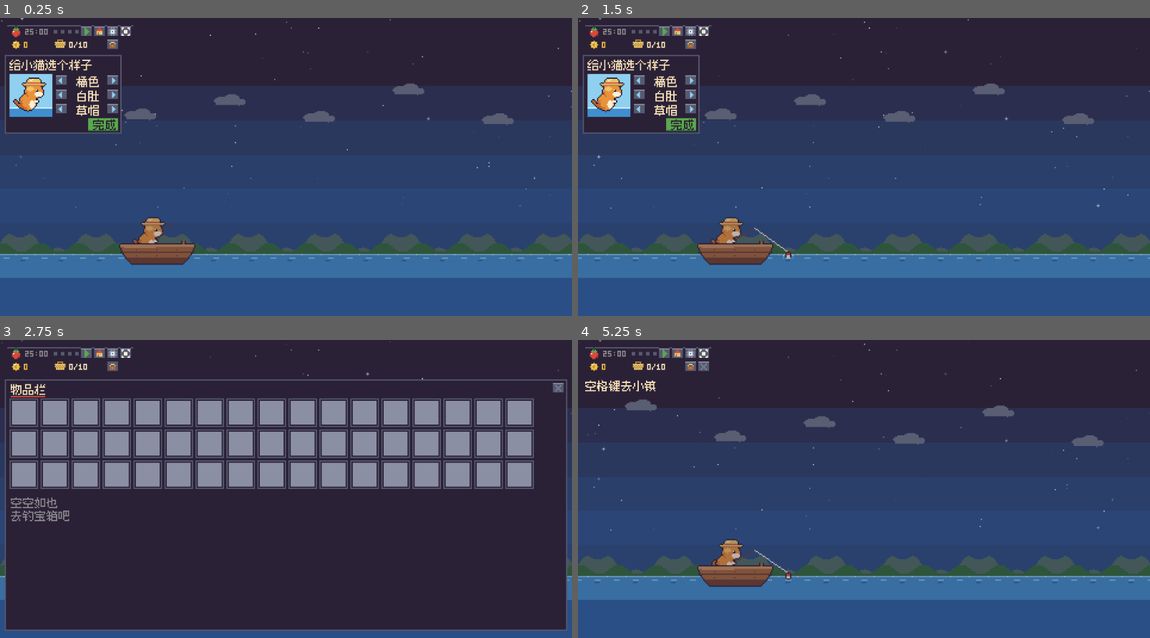
Above: before the commit, frames 1-4 (two rows, left to right).
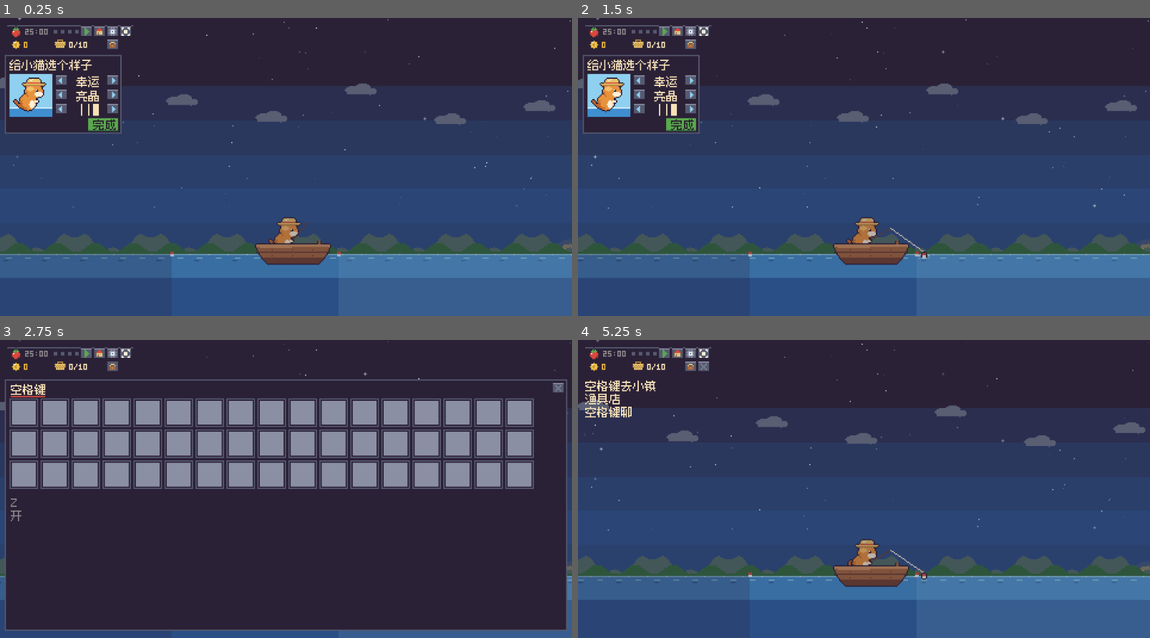
Above: after the commit, the same moments.

Repository: jiahecairen/pixel-cat-fishing
Game: Godot game, scene res://presentation/main.tscn
The game is run twice, just before and just after one commit, with the same random seed, the same clock (stepped at 60 frames per second) and the same inputs.
Inputs (mouse positions are in pixels of both pictures, inside the frame that each line leads up to):
- Up to frame 1 (0.25 s): no input
- Up to frame 2 (1.5 s): tap Enter at 0.5, 0.6 s; move the mouse to (989, 152) at 0.52 s; hold Right 0.53-1.25 s; click (989, 152) at 0.67 s; tap Space at 0.77 s; drag from (749, 181) to (835, 226) at 1.27 s
- Up to frame 3 (2.75 s): move the mouse to (343, 423) at 2.02 s; hold Right from 2.03 s (still down); tap Tab at 2.1 s
- Up to frame 4 (5.25 s): release Right at 2.75 s; tap Space at 2.75, 3.77, 4.25 s; drag from (835, 548) to (692, 444) at 2.77 s; tap Enter at 3.5, 3.6, 5 s; move the mouse to (1035, 533) at 3.52 s; hold Left 3.53-4.25 s; drag from (692, 444) to (778, 414) at 4.27 s; move the mouse to (892, 489) at 5.02 s; hold Down from 5.03 s (still down); tap Tab at 5.1 s; click (892, 489) at 5.17 s

The runs differ from the first frame. In frame 1, 7.1% of the frame differs, in the area x 0-100%, y 0-83%; in frame 2, 7.3%; in frame 3, 0.6%; in frame 4, 7.7%.

Commit message:
v0.30 水域与划船：三档水域、新增6种鱼、方向键划船、图鉴九宫格
Co-Authored-By: Claude Sonnet 5.5 <noreply@anthropic.com>
Claude-Session: https://claude.ai/code/session_01MGVgxpnz2EqSwpVSKzj7dd

Diff:
--- a/core/fishing_system.gd
+++ b/core/fishing_system.gd
@@ -12,6 +12,7 @@
 
 var hooked_fish: String = ""
 var chest_chance: float = 0.0     # 每一竿钓到宝箱的概率（来自 balance.json 的 chest.chance）
+var zone: String = ""               # 当前水域 id；鱼表里有 zone_weights 的鱼按它取权重
 var rarity_bonus: float = 0.0     # 鱼饵升级：稀有鱼权重 ×(1 + rarity_bonus × rarity)
 
 var _cfg: Dictionary
@@ -95,7 +96,10 @@
 	deadline_ms = now_ms + duration_ms
 
 func _weight(f: Dictionary) -> float:
-	return float(f["weight"]) * (1.0 + rarity_bonus * float(f.get("rarity", 0)))
+	var base := float(f["weight"])
+	if f.has("zone_weights"):          # 这种鱼只在列出的水域出现
+		base = float(f["zone_weights"].get(zone, 0.0))
+	return base * (1.0 + rarity_bonus * float(f.get("rarity", 0)))
 
 func _roll_fish() -> String:
 	var total := 0.0
--- a/core/game.gd
+++ b/core/game.gd
@@ -27,6 +27,7 @@
 var inventory: Inventory
 var fish_list: Array = []
 var fish_by_id: Dictionary = {}
+var _water: Dictionary = {}
 var dirty: bool = false     # 有需要落盘的变化
 
 var _clock
@@ -70,6 +71,7 @@
 	fishing.chest_chance = _base_chest
 	inventory = Inventory.new(balance.get("items", []))
 	journey = Journey.new(state.journey, balance["town"], rng)
+	_water = balance.get("water", {})
 	# 番茄钟用一份"生效配置"：默认值来自 balance.json，玩家在设置里改过的时长覆盖它
 	_pomo_cfg = balance["pomodoro"].duplicate(true)
 	for k in DURATION_KEYS:
@@ -282,6 +284,36 @@
 	dirty = true
 	return journey.speed
 
+## 船所在位置属于哪片水域（"deep" / "normal" / "shallow"）。
+func zone_id(x: float) -> String:
+	for z in _water.get("zones", []):
+		if x < float(z["max_x"]):
+			return z["id"]
+	return "normal"
+
+## 各水域的范围：[{id, x0, x1}]，从左到右；最后一片的右端用 sea_end 截断。
+func zone_bounds(sea_end: float) -> Array:
+	var out: Array = []
+	var x0 := 0.0
+	for z in _water.get("zones", []):
+		var x1 := minf(float(z["max_x"]), sea_end)
+		out.append({"id": z["id"], "x0": x0, "x1": x1})
+		x0 = x1
+	return out
+
+func can_steer() -> bool:
+	return (journey.activity() == Journey.Activity.FISHING or journey.activity() == Journey.Activity.IDLE_FULL) and not pomodoro.is_break()
+
+## 划船：把船挪到 x（夹在可划范围内）。钓鱼不会被打断，咬钩时按船此刻所在的水域抽鱼。
+func steer_to(x: float) -> bool:
+	if not can_steer():
+		return false
+	var nx := clampf(x, float(_water.get("boat_min_x", 30)), float(_water.get("boat_max_x", 440)))
+	if int(round(nx)) != journey.boat_x():
+		journey.set_boat_x(nx)
+		dirty = true
+	return true
+
 func can_go_fishing() -> bool:
 	return journey.in_town() and journey.activity() != Journey.Activity.WALK_TO_BOAT and not pomodoro.is_break()
 
@@ -343,6 +375,7 @@
 		return
 	if not fishing.is_active():
 		fishing.start(now)
+	fishing.zone = zone_id(float(journey.boat_x()))
 	var fish_id := fishing.advance(now)
 	if fish_id == FishingSystem.CHEST:
 		var loot := _roll_chest()
--- a/core/game_state.gd
+++ b/core/game_state.gd
@@ -20,7 +20,7 @@
 var inventory: Dictionary = {}
 ## 物品效果：幸运鱼饵的到期时刻、招财铃剩余的单数
 var effects: Dictionary = {"lucky_until_ms": 0, "bell_sales": 0, "napped_end_ms": 0}
-var journey: Dictionary = {"activity": 0, "phase_start_ms": 0, "phase_end_ms": 0, "next_eat_ms": 0, "paused_at_ms": 0, "sales": 0, "roam_x": 0, "walk_from": -1}
+var journey: Dictionary = {"activity": 0, "phase_start_ms": 0, "phase_end_ms": 0, "next_eat_ms": 0, "paused_at_ms": 0, "sales": 0, "roam_x": 0, "walk_from": -1, "boat_x": 260}
 var stats: Dictionary = {"total_pomodoros": 0, "daily": {}, "total_fish": 0, "fish_counts": {}, "chests": 0}
 ## 时长设置为 0 表示"使用 balance.json 的默认值"
 ## view_mode: 0 = 桌面迷你悬浮窗，1 = 全画面窗口
--- a/core/journey.gd
+++ b/core/journey.gd
@@ -47,6 +47,13 @@
 
 func in_town() -> bool:
 	return activity() in [Activity.WALK_TO_STALL, Activity.VENDING, Activity.WALK_TO_BOAT, Activity.ROAM, Activity.SOLD_OUT]
+
+## 船在河面上的位置（船左端的世界坐标）。钓鱼时玩家可以划船改变它，决定在哪片水域钓鱼。
+func boat_x() -> int:
+	return int(_j["boat_x"])
+
+func set_boat_x(x: float) -> void:
+	_j["boat_x"] = int(round(x))
 
 ## 自由走动时小猫的位置（世界坐标，由表现层写入）。
 func roam_x() -> int:
--- a/data/balance.json
+++ b/data/balance.json
@@ -99,8 +99,14 @@
     "eat_min_ms": 180000,
     "eat_max_ms": 300000
   },
-  "nap": {"lucky_minutes": 5},
-  "weather": {"rain_block_chance": 0.24, "rain_bite_speed": 1.05, "rain_chest_mult": 0.95},
+  "nap": {
+    "lucky_minutes": 5
+  },
+  "weather": {
+    "rain_block_chance": 0.24,
+    "rain_bite_speed": 1.05,
+    "rain_chest_mult": 0.95
+  },
   "chest": {
     "chance": 0.04,
     "tiers": [
@@ -184,5 +190,23 @@
       "weight": 25,
       "use": ""
     }
-  ]
+  ],
+  "water": {
+    "boat_min_x": 30,
+    "boat_max_x": 440,
+    "zones": [
+      {
+        "id": "deep",
+        "max_x": 190
+      },
+      {
+        "id": "normal",
+        "max_x": 330
+      },
+      {
+        "id": "shallow",
+        "max_x": 9999
+      }
+    ]
+  }
 }
--- a/data/fish.json
+++ b/data/fish.json
@@ -1,13 +1,42 @@
 {
   "version": 1,
   "fish": [
+    {
+      "id": "loach",
+      "name": "泥鳅",
+      "sprite": "fish_loach",
+      "price": 4,
+      "weight": 30,
+      "rarity": 0,
+      "zone_weights": {
+        "shallow": 45,
+        "normal": 10
+      }
+    },
     {
       "id": "crucian",
       "name": "小鲫鱼",
       "sprite": "fish_crucian",
       "price": 5,
       "weight": 60,
-      "rarity": 0
+      "rarity": 0,
+      "zone_weights": {
+        "shallow": 45,
+        "normal": 35,
+        "deep": 5
+      }
+    },
+    {
+      "id": "bream",
+      "name": "鳊鱼",
+      "sprite": "fish_bream",
+      "price": 8,
+      "weight": 30,
+      "rarity": 0,
+      "zone_weights": {
+        "shallow": 10,
+        "normal": 35
+      }
     },
     {
       "id": "bass",
@@ -15,7 +44,48 @@
       "sprite": "fish_bass",
       "price": 12,
       "weight": 30,
-      "rarity": 1
+      "rarity": 1,
+      "zone_weights": {
+        "shallow": 3,
+        "normal": 30,
+        "deep": 15
+      }
+    },
+    {
+      "id": "grass_carp",
+      "name": "草鱼",
+      "sprite": "fish_grass_carp",
+      "price": 16,
+      "weight": 20,
+      "rarity": 1,
+      "zone_weights": {
+        "normal": 15,
+        "deep": 25
+      }
+    },
+    {
+      "id": "catfish",
+      "name": "鲶鱼",
+      "sprite": "fish_catfish",
+      "price": 22,
+      "weight": 20,
+      "rarity": 1,
+      "zone_weights": {
+        "normal": 5,
+        "deep": 30
+      }
+    },
+    {
+      "id": "mandarin",
+      "name": "鳜鱼",
+      "sprite": "fish_mandarin",
+      "price": 30,
+      "weight": 12,
+      "rarity": 1,
+      "zone_weights": {
+        "normal": 8,
+        "deep": 15
+      }
     },
     {
       "id": "koi",
@@ -23,7 +93,22 @@
       "sprite": "fish_koi",
       "price": 40,
       "weight": 10,
-      "rarity": 2
+      "rarity": 2,
+      "zone_weights": {
+        "normal": 3,
+        "deep": 10
+      }
+    },
+    {
+      "id": "arowana",
+      "name": "银龙鱼",
+      "sprite": "fish_arowana",
+      "price": 90,
+      "weight": 5,
+      "rarity": 2,
+      "zone_weights": {
+        "deep": 6
+      }
     }
   ]
 }
--- a/presentation/labels.gd
+++ b/presentation/labels.gd
@@ -33,71 +33,81 @@
 	"空格键去钓鱼": Rect2(0, 280, 59, 10),
 	"市场": Rect2(0, 290, 19, 10),
 	"鱼摊": Rect2(0, 300, 19, 10),
-	"水果": Rect2(0, 310, 19, 10),
-	"蔬菜": Rect2(0, 320, 19, 10),
-	"面包": Rect2(0, 330, 19, 10),
-	"鲜花": Rect2(0, 340, 19, 10),
-	"小猫的家": Rect2(0, 350, 39, 10),
-	"裁缝铺": Rect2(0, 360, 29, 10),
-	"渔具店": Rect2(0, 370, 29, 10),
-	"空格键进入": Rect2(0, 380, 49, 10),
-	"空格键聊天": Rect2(0, 390, 49, 10),
-	"确定要退出吗": Rect2(0, 400, 59, 10),
-	"退出": Rect2(0, 410, 19, 10),
-	"取消": Rect2(0, 420, 19, 10),
-	"宝箱": Rect2(0, 430, 19, 10),
-	"物品栏": Rect2(0, 440, 29, 10),
-	"使用": Rect2(0, 450, 19, 10),
-	"空空如也": Rect2(0, 460, 39, 10),
-	"生效中": Rect2(0, 470, 29, 10),
-	"去钓宝箱吧": Rect2(0, 480, 49, 10),
-	"欢迎光临": Rect2(0, 490, 39, 10),
-	"空格键出门": Rect2(0, 500, 49, 10),
-	"空格键看货": Rect2(0, 510, 49, 10),
-	"空格键照镜子": Rect2(0, 520, 59, 10),
-	"空格键看图鉴": Rect2(0, 530, 59, 10),
-	"空格键看统计": Rect2(0, 540, 59, 10),
-	"空格键小睡": Rect2(0, 550, 49, 10),
-	"Z": Rect2(0, 560, 5, 10),
-	"真实天气": Rect2(0, 570, 39, 10),
-	"开": Rect2(0, 580, 9, 10),
-	"关": Rect2(0, 590, 9, 10),
-	"休息时才能小睡": Rect2(0, 600, 69, 10),
-	"已经睡饱了": Rect2(0, 610, 49, 10),
-	"小猫睡得真香": Rect2(0, 620, 59, 10),
-	"今天的鱼真新鲜": Rect2(0, 630, 69, 10),
-	"听说金锦鲤很稀有": Rect2(0, 640, 79, 10),
-	"专注时鱼更值钱": Rect2(0, 650, 69, 10),
-	"别让小猫饿着了": Rect2(0, 660, 69, 10),
-	"天气真好呀": Rect2(0, 670, 49, 10),
-	"你的帽子真好看": Rect2(0, 680, 69, 10),
-	"小鲫鱼": Rect2(0, 690, 29, 10),
-	"鲈鱼": Rect2(0, 700, 19, 10),
-	"金锦鲤": Rect2(0, 710, 29, 10),
-	"橘色": Rect2(0, 720, 19, 10),
-	"灰色": Rect2(0, 730, 19, 10),
-	"黑色": Rect2(0, 740, 19, 10),
-	"白色": Rect2(0, 750, 19, 10),
-	"棕色": Rect2(0, 760, 19, 10),
-	"金色": Rect2(0, 770, 19, 10),
-	"纯色": Rect2(0, 780, 19, 10),
-	"白肚": Rect2(0, 790, 19, 10),
-	"虎斑": Rect2(0, 800, 19, 10),
-	"条纹": Rect2(0, 810, 19, 10),
-	"无帽": Rect2(0, 820, 19, 10),
-	"草帽": Rect2(0, 830, 19, 10),
-	"渔夫帽": Rect2(0, 840, 29, 10),
-	"贝雷帽": Rect2(0, 850, 29, 10),
-	"漂流瓶": Rect2(0, 860, 29, 10),
-	"打开看看有什么": Rect2(0, 870, 69, 10),
-	"幸运鱼饵": Rect2(0, 880, 39, 10),
-	"十分钟内更走运": Rect2(0, 890, 69, 10),
-	"招财铃": Rect2(0, 900, 29, 10),
-	"接下来五单翻倍": Rect2(0, 910, 69, 10),
-	"藏宝图碎片": Rect2(0, 920, 49, 10),
-	"集齐四片能寻宝": Rect2(0, 930, 69, 10),
-	"珍珠": Rect2(0, 940, 19, 10),
-	"亮晶晶的很值钱": Rect2(0, 950, 69, 10),
-	"旧靴子": Rect2(0, 960, 29, 10),
-	"不知道是谁的": Rect2(0, 970, 59, 10),
+	"方向键划船": Rect2(0, 310, 49, 10),
+	"浅滩": Rect2(0, 320, 19, 10),
+	"普通水域": Rect2(0, 330, 39, 10),
+	"深水区": Rect2(0, 340, 29, 10),
+	"水果": Rect2(0, 350, 19, 10),
+	"蔬菜": Rect2(0, 360, 19, 10),
+	"面包": Rect2(0, 370, 19, 10),
+	"鲜花": Rect2(0, 380, 19, 10),
+	"小猫的家": Rect2(0, 390, 39, 10),
+	"裁缝铺": Rect2(0, 400, 29, 10),
+	"渔具店": Rect2(0, 410, 29, 10),
+	"空格键进入": Rect2(0, 420, 49, 10),
+	"空格键聊天": Rect2(0, 430, 49, 10),
+	"确定要退出吗": Rect2(0, 440, 59, 10),
+	"退出": Rect2(0, 450, 19, 10),
+	"取消": Rect2(0, 460, 19, 10),
+	"宝箱": Rect2(0, 470, 19, 10),
+	"物品栏": Rect2(0, 480, 29, 10),
+	"使用": Rect2(0, 490, 19, 10),
+	"空空如也": Rect2(0, 500, 39, 10),
+	"生效中": Rect2(0, 510, 29, 10),
+	"去钓宝箱吧": Rect2(0, 520, 49, 10),
+	"欢迎光临": Rect2(0, 530, 39, 10),
+	"空格键出门": Rect2(0, 540, 49, 10),
+	"空格键看货": Rect2(0, 550, 49, 10),
+	"空格键照镜子": Rect2(0, 560, 59, 10),
+	"空格键看图鉴": Rect2(0, 570, 59, 10),
+	"空格键看统计": Rect2(0, 580, 59, 10),
+	"空格键小睡": Rect2(0, 590, 49, 10),
+	"Z": Rect2(0, 600, 5, 10),
+	"真实天气": Rect2(0, 610, 39, 10),
+	"开": Rect2(0, 620, 9, 10),
+	"关": Rect2(0, 630, 9, 10),
+	"休息时才能小睡": Rect2(0, 640, 69, 10),
+	"已经睡饱了": Rect2(0, 650, 49, 10),
+	"小猫睡得真香": Rect2(0, 660, 59, 10),
+	"今天的鱼真新鲜": Rect2(0, 670, 69, 10),
+	"听说金锦鲤很稀有": Rect2(0, 680, 79, 10),
+	"专注时鱼更值钱": Rect2(0, 690, 69, 10),
+	"别让小猫饿着了": Rect2(0, 700, 69, 10),
+	"天气真好呀": Rect2(0, 710, 49, 10),
+	"你的帽子真好看": Rect2(0, 720, 69, 10),
+	"泥鳅": Rect2(0, 730, 19, 10),
+	"小鲫鱼": Rect2(0, 740, 29, 10),
+	"鳊鱼": Rect2(0, 750, 19, 10),
+	"鲈鱼": Rect2(0, 760, 19, 10),
+	"草鱼": Rect2(0, 770, 19, 10),
+	"鲶鱼": Rect2(0, 780, 19, 10),
+	"鳜鱼": Rect2(0, 790, 19, 10),
+	"金锦鲤": Rect2(0, 800, 29, 10),
+	"银龙鱼": Rect2(0, 810, 29, 10),
+	"橘色": Rect2(0, 820, 19, 10),
+	"灰色": Rect2(0, 830, 19, 10),
+	"黑色": Rect2(0, 840, 19, 10),
+	"白色": Rect2(0, 850, 19, 10),
+	"棕色": Rect2(0, 860, 19, 10),
+	"金色": Rect2(0, 870, 19, 10),
+	"纯色": Rect2(0, 880, 19, 10),
+	"白肚": Rect2(0, 890, 19, 10),
+	"虎斑": Rect2(0, 900, 19, 10),
+	"条纹": Rect2(0, 910, 19, 10),
+	"无帽": Rect2(0, 920, 19, 10),
+	"草帽": Rect2(0, 930, 19, 10),
+	"渔夫帽": Rect2(0, 940, 29, 10),
+	"贝雷帽": Rect2(0, 950, 29, 10),
+	"漂流瓶": Rect2(0, 960, 29, 10),
+	"打开看看有什么": Rect2(0, 970, 69, 10),
+	"幸运鱼饵": Rect2(0, 980, 39, 10),
+	"十分钟内更走运": Rect2(0, 990, 69, 10),
+	"招财铃": Rect2(0, 1000, 29, 10),
+	"接下来五单翻倍": Rect2(0, 1010, 69, 10),
+	"藏宝图碎片": Rect2(0, 1020, 49, 10),
+	"集齐四片能寻宝": Rect2(0, 1030, 69, 10),
+	"珍珠": Rect2(0, 1040, 19, 10),
+	"亮晶晶的很值钱": Rect2(0, 1050, 69, 10),
+	"旧靴子": Rect2(0, 1060, 29, 10),
+	"不知道是谁的": Rect2(0, 1070, 59, 10),
 }
--- a/presentation/main.gd
+++ b/presentation/main.gd
@@ -109,6 +109,8 @@
 const KEYS_ACT := [KEY_SPACE, KEY_ENTER, KEY_E, KEY_UP, KEY_W]
 var _cam_snap: bool = true
 var _cam_fx: float = 0.0        # 完整窗口镜头的精确横坐标（画面上取整）
+const ZONE_LABEL := {"shallow": "浅滩", "normal": "普通水域", "deep": "深水区"}
+const BOAT_SPEED := 44.0         # 划船速度（像素/秒）
 const CAM_PULL := 1.4            # 镜头把小猫拉回正中的速度（每秒，越大越紧）
 var _debug_speed: float = 1.0   # 调试：环境变量 CATFISH_SPEED=60 让时间快 60 倍（仅调试版生效）
 var _debug_last: String = ""
@@ -117,6 +119,7 @@
 var _debug_room: String = ""
 var _debug_click_frame: int = -1
 var _debug_click := Vector2.ZERO
+var _boat_fx: float = 0.0        # 划船时船位置的小数部分
 var _debug_dir: int = 0         # 调试：CATFISH_ROAM=1/-1 模拟一直按着右/左方向键
 var _shot_prefix: String = ""   # 调试：CATFISH_SHOT=前缀:帧号,帧号  在这些帧截图后退出
 var _shot_frames: Array = []
@@ -336,6 +339,7 @@
 	var j: Journey = game.journey
 	var t := Time.get_ticks_msec()
 	world.roam_moving = false
+	world.boat_moving = false
 	var dir := 0
 	if _debug_dir != 0 and Engine.get_frames_drawn() >= _debug_dir_from:
 		dir = _debug_dir
@@ -361,7 +365,16 @@
 			world.room_x = clampf(world.room_x + dir * World.ROAM_SPEED * game.move_speed() * dt, World.ROOM_MIN_X, World.ROOM_MAX_X)
 			world.room_flip = dir < 0
 		return
-	if dir != 0 and j.in_town():
+	if dir != 0 and game.can_steer() and interior == "":
+		# 在船上：方向键划船（每帧重新读回存档里的位置，避免和别处改动打架）
+		if absf(_boat_fx - float(j.boat_x())) > 1.5:
+			_boat_fx = float(j.boat_x())
+		_boat_fx = clampf(_boat_fx + dir * BOAT_SPEED * game.move_speed() * dt, 0.0, 9999.0)
+		game.steer_to(_boat_fx)
+		world.boat_moving = true
+		world.boat_dir = float(dir)
+		_last_walk_input = t
+	elif dir != 0 and j.in_town():
 		if j.activity() != Journey.Activity.ROAM and game.begin_roam(world.cat_pos.x):
 			_roam_fx = world.cat_pos.x
 		if j.activity() == Journey.Activity.ROAM:
@@ -1013,6 +1026,9 @@
 				label(hint, Vector2(17, 41), hint_col)
 		elif game.can_go_to_town():
 			label("空格键去小镇", Vector2(17, 30), hint_col)
+		if game.can_steer():
+			label("方向键划船", Vector2(17, 41), hint_col)
+			label(ZONE_LABEL.get(game.zone_id(float(game.journey.boat_x())), "普通水域"), Vector2(17, 52), hint_col)
 
 
 func _draw_floats(t: int) -> void:
--- a/presentation/menu.gd
+++ b/presentation/menu.gd
@@ -113,23 +113,31 @@
 	m.label(desc, Vector2(19, 81), Pal.L_A)
 
 func _draw_dex() -> void:
+	# 九宫格：每格一条鱼的图和钓到的数量；鼠标放上去，底部显示名字和价格
 	var g = m.game
 	var counts: Dictionary = g.state.stats["fish_counts"]
+	var tip := ""
+	var tip_price := 0
 	for i in g.fish_list.size():
 		var f: Dictionary = g.fish_list[i]
-		var y: int = ROW_Y + i * 13
+		var cx: int = 17 + (i % 3) * 32
+		var cy: int = ROW_Y + (i / 3) * 14
 		var n := int(counts.get(f["id"], 0))
-		m.draw_texture(m.tex[f["sprite"]], Vector2(18, y - 1), Color.WHITE if n > 0 else Color(0.25, 0.25, 0.35))
+		m.draw_texture(m.tex[f["sprite"]], Vector2(cx, cy), Color.WHITE if n > 0 else Color(0.25, 0.25, 0.35))
 		if n > 0:
-			m.label(f["name"], Vector2(39, y), Pal.L_W)
-			m.text("x%d" % n, Vector2(72, y + 3), Pal.L_W)
-			m.text_right(str(int(f["price"])), 110, y + 3, Pal.L_Y)
-		else:
-			m.label("？？？", Vector2(39, y), Pal.L_A)
-	m.label("共钓到", Vector2(19, 82), Pal.L_A)
-	m.text(str(int(g.state.stats["total_fish"])), Vector2(52, 85), Pal.L_W)
-	m.label("宝箱", Vector2(74, 82), Pal.L_A)
-	m.text(str(int(g.state.stats.get("chests", 0))), Vector2(97, 85), Pal.L_Y)
+			m.text("x%d" % n, Vector2(cx + 19, cy + 4), Pal.L_W)
+		if Rect2(cx - 1, cy - 1, 31, 14).has_point(hover):
+			tip = f["name"] if n > 0 else "？？？"
+			tip_price = int(f["price"]) if n > 0 else 0
+	if tip != "":
+		m.label(tip, Vector2(19, 82), Pal.L_W)
+		if tip_price > 0:
+			m.text_right(str(tip_price), 110, 85, Pal.L_Y)
+	else:
+		m.label("共钓到", Vector2(19, 82), Pal.L_A)
+		m.text(str(int(g.state.stats["total_fish"])), Vector2(52, 85), Pal.L_W)
+		m.label("宝箱", Vector2(74, 82), Pal.L_A)
+		m.text(str(int(g.state.stats.get("chests", 0))), Vector2(97, 85), Pal.L_Y)
 
 func _draw_stats() -> void:
 	var g = m.game
--- a/presentation/world.gd
+++ b/presentation/world.gd
@@ -10,7 +10,7 @@
 const WATER_Y := 128        # 海面
 const GROUND_Y := 124       # 小镇地面 / 码头面（脚踩的那条线）
 const SHORE_X := 640        # 海岸线
-const FISH_X := 100         # 钓点：船的左端
+const FISH_X := 260         # 新档默认的钓点（船的左端）；之后玩家可以划船改位置
 const DOCK_X := 512         # 靠岸：船的左端
 const PIER_X := 576
 const GATE_X := 1012                  # 市场拱门
@@ -46,6 +46,8 @@
 var m
 var cat_pos := Vector2(FISH_X + 10, WATER_Y - 34)   # 小猫贴图左上角（世界坐标）
 var boat_x: float = FISH_X
+var boat_moving: bool = false   # 玩家正用方向键划船
+var boat_dir: float = 1.0
 var eat_t0: int = -100000
 var eat_fish: String = ""
 var splash_t0: int = -100000
@@ -83,11 +85,11 @@
 	var p := _ease(j.progress(now))
 	match j.activity():
 		Journey.Activity.SAIL_OUT:
-			boat_x = lerpf(FISH_X, DOCK_X, p)
+			boat_x = lerpf(float(j.boat_x()), DOCK_X, p)
 		Journey.Activity.SAIL_BACK:
-			boat_x = lerpf(DOCK_X, FISH_X, p)
+			boat_x = lerpf(DOCK_X, float(j.boat_x()), p)
 		Journey.Activity.FISHING, Journey.Activity.IDLE_FULL:
-			boat_x = FISH_X
+			boat_x = float(j.boat_x())
 		_:
 			boat_x = DOCK_X
 	boat_x = roundf(boat_x)
@@ -328,6 +330,25 @@
 		_tile_row("sea", (t / 600) % 3, 3, WATER_Y, left, sea_right)
 		m.draw_rect(Rect2(left, WATER_Y + 6, sea_right - left, 14), Pal.L_B)
 		m.draw_rect(Rect2(left, WATER_Y + 20, sea_right - left, maxf(0, bottom - WATER_Y - 20)), Pal.U_B)
+	# 水域着色：深水区偏暗，浅滩偏亮；分界处各漂一个浮标
+	if not mini:
+		for z in m.game.zone_bounds(SHORE_X):
+			var zl := maxf(left, float(z["x0"]))
+			var zr := minf(right, float(z["x1"]))
+			if zr <= zl:
+				continue
+			var tint := Color(0, 0, 0, 0)
+			if z["id"] == "deep":
+				tint = Color(Pal.U_K, 0.22)
+			elif z["id"] == "shallow":
+				tint = Color(Pal.L_C, 0.2)
+			if tint.a > 0.0:
+				m.draw_rect(Rect2(zl, WATER_Y, zr - zl, maxf(0, bottom - WATER_Y)), tint)
+			var bx := float(z["x1"])
+			if z["id"] != "shallow" and bx > left - 4 and bx < right + 4:
+				var bob := 1 if (t / 700 + int(bx)) % 2 == 0 else 0
+				m.draw_rect(Rect2(bx - 1, WATER_Y - 3 + bob, 3, 2), Pal.L_R)
+				m.draw_rect(Rect2(bx - 1, WATER_Y - 1 + bob, 3, 2), Pal.U_W)
 	# 地面
 	var land_left := maxf(left, SHORE_X)
 	if land_left < right:
@@ -534,7 +555,7 @@
 func _draw_boat_cat(act: int, on_break: bool, now: int, t: int) -> void:
 	var frame := (t / 700) % 2
 	var pos := cat_pos
-	var flip := act == Journey.Activity.SAIL_BACK
+	var flip := act == Journey.Activity.SAIL_BACK or (boat_moving and boat_dir < 0)
 	if on_break:
 		frame = 2 + (t / 1100) % 2
 	elif act == Journey.Activity.IDLE_FULL:
@@ -554,6 +575,9 @@
 func _draw_boat_extras(act: int, on_break: bool, now: int, t: int) -> void:
 	if on_break:
 		m.draw_texture(m.tex["zzz"], cat_pos + Vector2(32, -2 - (t / 500) % 3))
+		return
+	if boat_moving and (act == Journey.Activity.FISHING or act == Journey.Activity.IDLE_FULL):
+		_draw_rowing(boat_dir, t)
 		return
 	match act:
 		Journey.Activity.FISHING:
@@ -573,25 +597,28 @@
 			if b.size.x > 0:
 				m.draw_texture(m.tex["bubble"], b.position)
 		Journey.Activity.SAIL_OUT, Journey.Activity.SAIL_BACK:
-			# 划桨：桨叶沿一个扁椭圆连续转动，没有突变，所以看起来是顺的。
-			#   椭圆下半圈在水面以下 = 划水：桨叶从船头一侧推向船尾一侧，入水溅水花，身后留水纹
-			#   椭圆上半圈在水面以上 = 回桨：桨叶贴着水面收回船头一侧（只抬高几个像素）
-			var dir := -1.0 if act == Journey.Activity.SAIL_BACK else 1.0    # 船前进的方向
-			var ang := fposmod(t / 1700.0, 1.0) * TAU                        # 0 = 桨叶在最靠船头处、正好在水面
-			var depth := sin(ang)                                            # >0 在水里，<0 在空中
-			var pivot_x := boat_x + 32 - dir * 3
-			var blade := Vector2(pivot_x + dir * 10.0 * cos(ang), WATER_Y + (depth * 3.0 if depth > 0 else depth * 4.0)).round()
-			var hand := cat_pos + (Vector2(10, 23) if dir < 0 else Vector2(21, 23))
-			m.pixel_line(hand, blade, Pal.U_O)
-			m.draw_rect(Rect2(blade.x - 1, blade.y, 3, 3), Pal.L_N)
-			if depth > 0:
-				if ang < 0.9:        # 刚入水：水花
-					m.tex_frame("splash", Vector2(blade.x - 5, WATER_Y - 3), 0 if ang < 0.45 else 1, 2)
-				# 桨叶划过的地方留下水纹（在桨叶的船头一侧，划得越远越长）
-				for i in int(ang / PI * 5.0):
-					m.draw_rect(Rect2(blade.x + dir * (3 + i * 4), WATER_Y + 1 + (i % 2), 2, 1), Pal.U_W if i == 0 else Pal.L_C)
-			elif ang < PI + 0.7:     # 刚出水：甩下一滴水
-				m.draw_rect(Rect2(blade.x, WATER_Y - 1, 1, 1), Pal.L_C)
+			_draw_rowing(-1.0 if act == Journey.Activity.SAIL_BACK else 1.0, t)
+
+## 划桨动画：dir 是船前进的方向（1 向右 / -1 向左）。
+func _draw_rowing(dir: float, t: int) -> void:
+	# 划桨：桨叶沿一个扁椭圆连续转动，没有突变，所以看起来是顺的。
+	#   椭圆下半圈在水面以下 = 划水：桨叶从船头一侧推向船尾一侧，入水溅水花，身后留水纹
+	#   椭圆上半圈在水面以上 = 回桨：桨叶贴着水面收回船头一侧（只抬高几个像素）
+	var ang := fposmod(t / 1700.0, 1.0) * TAU                        # 0 = 桨叶在最靠船头处、正好在水面
+	var depth := sin(ang)                                            # >0 在水里，<0 在空中
+	var pivot_x := boat_x + 32 - dir * 3
+	var blade := Vector2(pivot_x + dir * 10.0 * cos(ang), WATER_Y + (depth * 3.0 if depth > 0 else depth * 4.0)).round()
+	var hand := cat_pos + (Vector2(10, 23) if dir < 0 else Vector2(21, 23))
+	m.pixel_line(hand, blade, Pal.U_O)
+	m.draw_rect(Rect2(blade.x - 1, blade.y, 3, 3), Pal.L_N)
+	if depth > 0:
+		if ang < 0.9:        # 刚入水：水花
+			m.tex_frame("splash", Vector2(blade.x - 5, WATER_Y - 3), 0 if ang < 0.45 else 1, 2)
+		# 桨叶划过的地方留下水纹（在桨叶的船头一侧，划得越远越长）
+		for i in int(ang / PI * 5.0):
+			m.draw_rect(Rect2(blade.x + dir * (3 + i * 4), WATER_Y + 1 + (i % 2), 2, 1), Pal.U_W if i == 0 else Pal.L_C)
+	elif ang < PI + 0.7:     # 刚出水：甩下一滴水
+		m.draw_rect(Rect2(blade.x, WATER_Y - 1, 1, 1), Pal.L_C)
 
 func _draw_fishing(t: int, now: int) -> void:
 	var fs: int = m.game.fishing.state
--- a/tests/run_tests.gd
+++ b/tests/run_tests.gd
@@ -269,19 +269,6 @@
 	check(gv.journey.activity() == Journey.Activity.VENDING and gv.go_fishing(0.0, 1.0), "摆摊中也可以点去钓鱼")
 	check(gv.journey.activity() == Journey.Activity.WALK_TO_BOAT and gv.state.basket.size() == 3, "没卖的鱼还在篓里")
 	check(not gv.go_fishing(0.0, 1.0), "已经在走向码头，不能重复点")
-	# 测试倍速：航行和走路按倍速缩短，进行中的航行进度保持连续
-	var gs := Game.new(balance, fish, GameState.new(), FakeClock.new(), _rng(11))
-	var cs = gs._clock
-	gs.economy.add_catch(gs.state, "s1", "bass", false)
-	check(gs.change_move_speed(1) == 2.0 and gs.change_move_speed(1) == 4.0 and gs.change_move_speed(-1) == 2.0, "倍速 1→2→4→2")
-	gs.go_to_town(); _run(gs, cs, 14)
-	check(gs.journey.activity() == Journey.Activity.SAIL_OUT, "2 倍速：14 秒还在航行")
-	var prog_before: float = gs.journey.progress(cs.t)
-	gs.change_move_speed(1)
-	check(absf(gs.journey.progress(cs.t) - prog_before) < 0.01, "航行中改倍速，进度不跳 (%.2f)" % gs.journey.progress(cs.t))
-	var ev_s := _run(gs, cs, 5)
-	check(_count(ev_s, "docked") == 1, "4 倍速：剩下的航行很快就到")
-	check(gs.change_move_speed(-9) == 1.0 and gs.change_move_speed(99) == 16.0, "倍速到头不越界")
 	# 航行途中进入休息：进度冻结，休息结束后接着走
 	var g3 := Game.new(balance, fish, GameState.new(), FakeClock.new(), _rng(2))
 	var c3 = g3._clock
Binary file changed: assets/cat/fixed.png
Binary file changed: assets/cat/fur_base.png
Binary file changed: assets/cat/fur_light.png
Binary file changed: assets/cat/fur_shade.png
Binary file changed: assets/cat/hat_beret.png
Binary file changed: assets/cat/hat_bucket.png
Binary file changed: assets/cat/hat_straw.png
Binary file changed: assets/cat/pat_stripe.png
Binary file changed: assets/cat/pat_white.png
Binary file changed: assets/cat/rain_gear.png
Binary file changed: assets/icon.png
Binary file changed: assets/sprites/bang.png
(and 78 more such lines)
